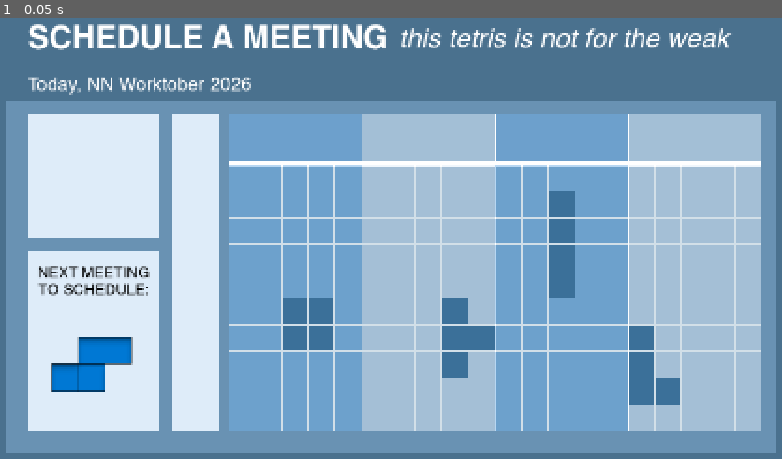
Above: before the commit, frame 1.
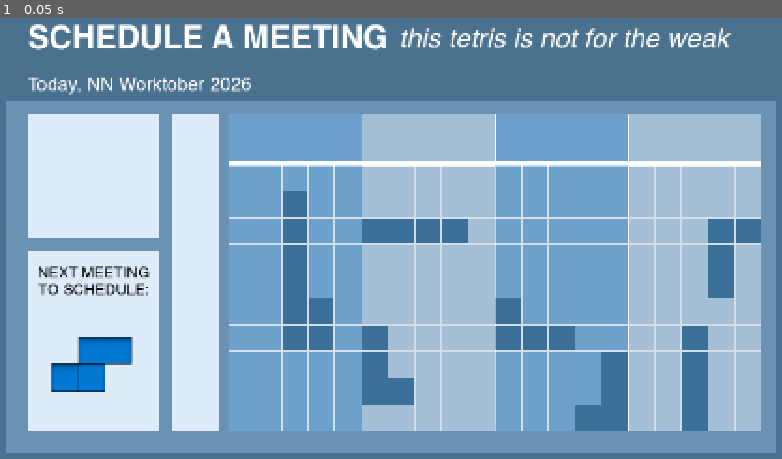
Above: after the commit, the same moment.

Repository: grkovalev/office-game
Game: Godot game, scene res://calendartetris.tscn
The game is run twice, just before and just after one commit, with the same random seed, the same clock (stepped at 60 frames per second) and the same inputs. This scene is started directly instead of the project's main scene.
Inputs:
- Up to frame 1 (0.05 s): no input

The runs differ from the first frame. In frame 1, 7.6% of the frame differs, in the area x 36-98%, y 39-94%.

Commit message:
2 prefilled shapes in each region instead of 1

Diff:
--- a/calendartetris.gd
+++ b/calendartetris.gd
@@ -144,40 +144,46 @@
 		return
 	await get_tree().process_frame
 
+	const SHAPES_PER_REGION := 2
 	var num_regions := GRID_WIDTH / COLUMNS_PER_REGION
 	for region_index in range(num_regions):
 		var col_start := region_index * COLUMNS_PER_REGION
 		var col_end := col_start + COLUMNS_PER_REGION - 1
-		var placed := false
-
-		for _attempt in range(80):
-			var shape_id: String = shape_ids[randi() % shape_ids.size()]
-			var rotation: int = randi() % 4
-			var local_cells: Array = tetromino_lib.SHAPES[shape_id][rotation]
-
-			var range_v: Array = _base_cell_range_in_region(local_cells, col_start, col_end)
-			var min_base_col: int = range_v[0]
-			var max_base_col: int = range_v[1]
-			var min_base_row: int = range_v[2]
-			var max_base_row: int = range_v[3]
-			if min_base_col > max_base_col or min_base_row > max_base_row:
-				continue
-
-			var base_col := min_base_col + randi() % (max_base_col - min_base_col + 1)
-			var base_row := min_base_row + randi() % (max_base_row - min_base_row + 1)
-			var base_cell := Vector2i(base_col, base_row)
-
-			if not can_place_piece(local_cells, base_cell):
-				continue
-
-			for local in local_cells:
-				var offset: Vector2i = local
-				var cell: Vector2i = base_cell + offset
-				if cell_in_bounds(cell):
-					cells[cell.y][cell.x] = true
-					set_cell_color(cell, PREFILLED_TILE)
-			placed = true
-			break
+		var shapes_placed := 0
+
+		while shapes_placed < SHAPES_PER_REGION:
+			var placed_this_attempt := false
+			for _attempt in range(80):
+				var shape_id: String = shape_ids[randi() % shape_ids.size()]
+				var rotation: int = randi() % 4
+				var local_cells: Array = tetromino_lib.SHAPES[shape_id][rotation]
+
+				var range_v: Array = _base_cell_range_in_region(local_cells, col_start, col_end)
+				var min_base_col: int = range_v[0]
+				var max_base_col: int = range_v[1]
+				var min_base_row: int = range_v[2]
+				var max_base_row: int = range_v[3]
+				if min_base_col > max_base_col or min_base_row > max_base_row:
+					continue
+
+				var base_col := min_base_col + randi() % (max_base_col - min_base_col + 1)
+				var base_row := min_base_row + randi() % (max_base_row - min_base_row + 1)
+				var base_cell := Vector2i(base_col, base_row)
+
+				if not can_place_piece(local_cells, base_cell):
+					continue
+
+				for local in local_cells:
+					var offset: Vector2i = local
+					var cell: Vector2i = base_cell + offset
+					if cell_in_bounds(cell):
+						cells[cell.y][cell.x] = true
+						set_cell_color(cell, PREFILLED_TILE)
+				placed_this_attempt = true
+				shapes_placed += 1
+				break
+			if not placed_this_attempt:
+				break
 
 func cell_to_world(cell:Vector2i)->Vector2:
 	return to_global(Vector2(cell.x*TILE_SIZE+
